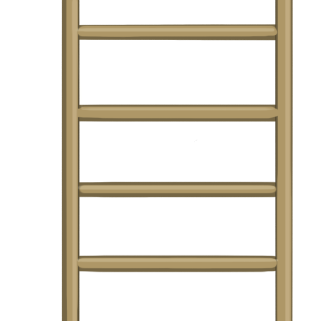
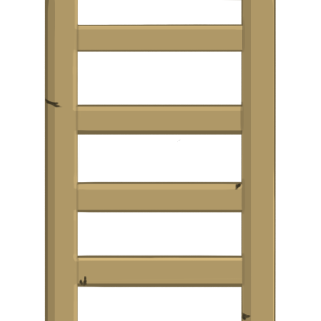
Two versions of the same layered image (321x321). Layer-by-layer changes:
added layer "Ladder" (1st of 2) above "Ladder" over [44, 0, 276, 321]
hid group "Ladder" (2nd of 2) (4 layers) over [61, 0, 293, 321]
"Layer 2": opacity 23% → 34%, painted on it over [62, 0, 291, 321]
"Layer 1": opacity 60% → 100%, painted on it over [64, 0, 293, 321]
painted on "Base" over [78, 0, 277, 321]
